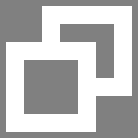
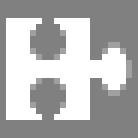
Before/after of a (138, 138) layered artwork. What changed in the layer stack:
added layer "Layer 3" in group "Group 1" over [6, 18, 132, 120]
hid "maximize" over [6, 6, 132, 132]
